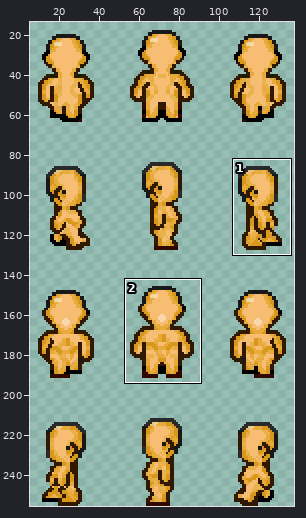
Two versions of one sprite sheet, data/sprites/outfit/body-testing/body_003.png. Above: a wide view before the commit, with the close-up outlined.
Close-up. Before the commit:
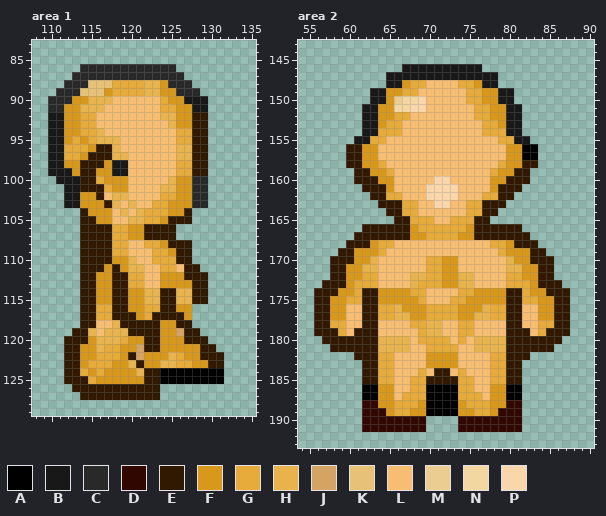
The file is 144x256 pixels. Colours within 5 levels of each other are drawn and written as one. Shown: area 1: x 108..135, y 83..129; area 2: x 54..90, y 143..193. The wide view leaves out empty margins. The commit also changed other parts of the picture, which this record leaves out.
Palette (. is transparent): A #000000  B #181818  C #292929  D #310800  E #311800  F #d8981c  G #e6ab3a  H #e8b34c  J #d5a363  K #e7c176  L #f7bd73  M #ebcd91  N #f3d6a0  P #fad7ab
After the commit:
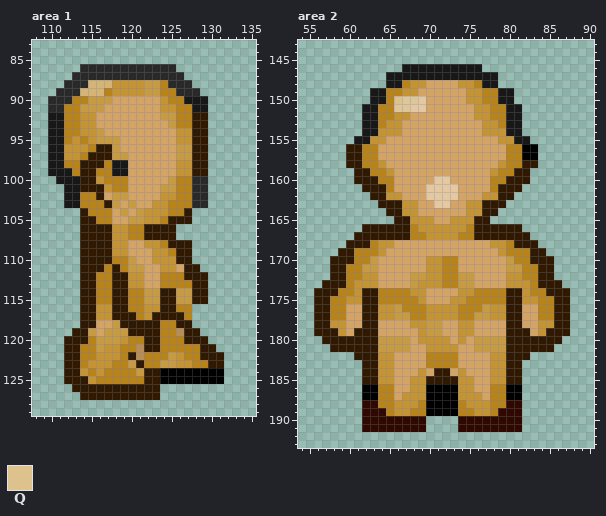
Colours new in this view: Q #dec28d
Diff:
colour F: #d8981c -> #ba8318
colour G: #e6ab3a -> #c69332
colour H: #e8b34c -> #c89a42
colour J: #d5a363 -> #b88d54
colour K: #e7c176 -> #d5b474
colour L: #f7bd73 -> #d5a363
colour N: #f3d6a0 -> #dfc698
colour P: #fad7ab -> #e5c7a1
Changed rows in their new state; - is a pixel that keeps its letter.
Area 2:
first column x 66:
150 Q
Where, in picture pixels (left, top, right, bottom), the same in both close-ups:
changed: (64, 80, 208, 384)
changed: (330, 80, 554, 416)
